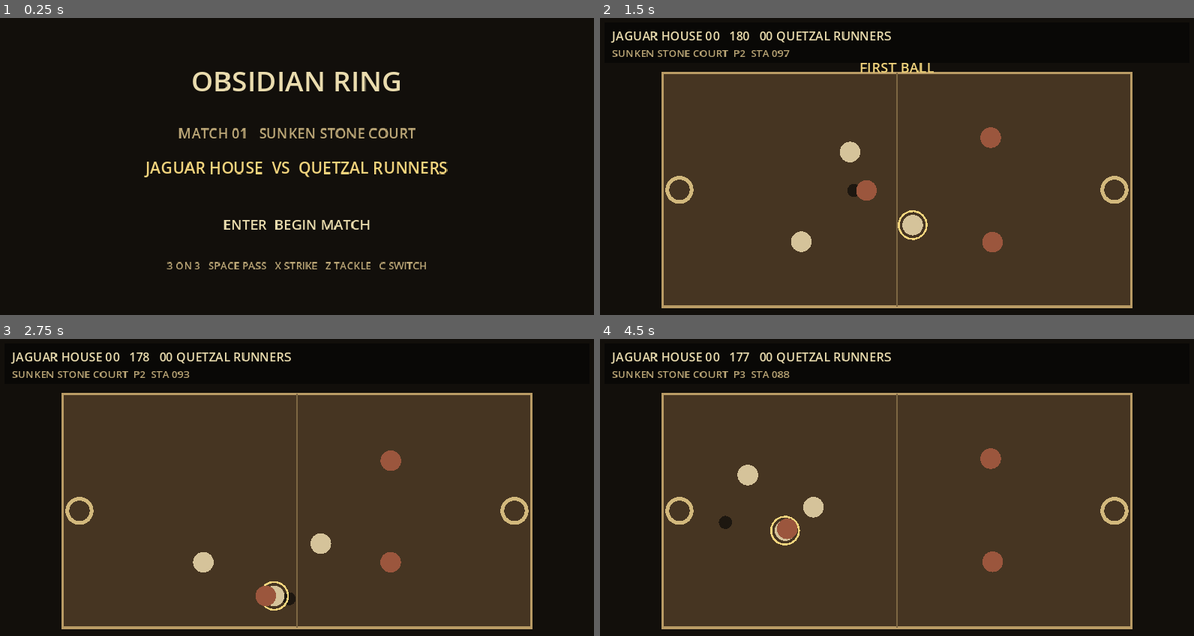
Above: before the commit, frames 1-4 (two rows, left to right).
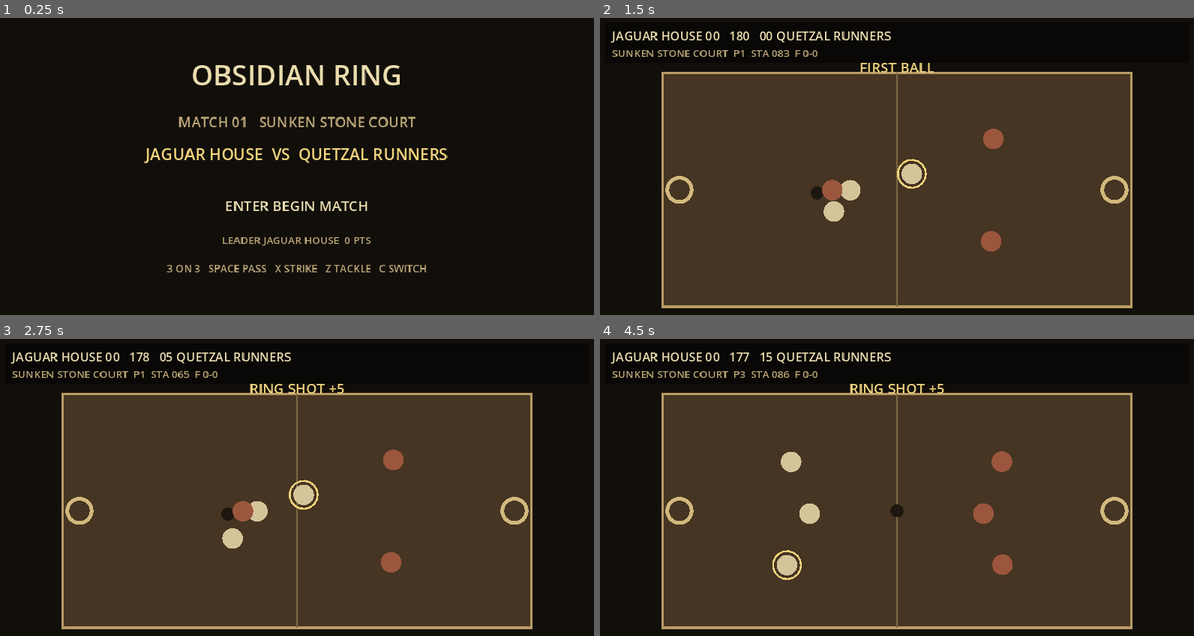
Above: after the commit, the same moments.

Repository: EVAVO-STUDIO/godot-462-obsidian-ring
Game: Godot game, scene res://scenes/main.tscn
Same seed, same stepped clock (60 frames per second), same inputs: the game is played once before the commit and once after it.
Inputs (mouse positions are in pixels of both pictures, inside the frame that each line leads up to):
- Up to frame 1 (0.25 s): no input
- Up to frame 2 (1.5 s): tap Enter (confirm) at 0.5 s; move the mouse to (1027, 166) at 0.52 s; hold D (move_right) 0.53-1.28 s; tap X (strike_ball) at 0.6 s; tap Z (tackle) at 0.8, 1.35 s; move the mouse to (778, 199) at 1.27 s; hold S (move_down) from 1.28 s (still down)
- Up to frame 3 (2.75 s): tap X (strike_ball) at 1.55 s; move the mouse to (356, 431) at 2.02 s; release S (move_down) at 2.03 s; hold D (move_right) from 2.03 s (still down); tap Enter (confirm) at 2.1 s; tap Z (tackle) at 2.3 s
- Up to frame 4 (4.5 s): move the mouse to (867, 570) at 2.77 s; release D (move_right) at 2.78 s; hold W (move_up) 2.78-3.53 s; tap Space (pass_ball) at 2.85 s; tap X (strike_ball) at 3.05, 3.6 s; move the mouse to (1075, 555) at 3.52 s; hold A (move_left) from 3.53 s (still down); tap Z (tackle) at 3.8 s; move the mouse to (718, 454) at 4.27 s; tap C (switch_player) at 4.35 s

The runs differ from the first frame. In frame 1, 6.3% of the frame differs, in the area x 24-76%, y 15-86%; in frame 2, 1.9%; in frame 3, 2.1%; in frame 4, 2.3%.

Commit message:
feat: add role stats fouls injuries interceptions and league table

Diff:
--- a/scripts/main.gd
+++ b/scripts/main.gd
@@ -3,6 +3,7 @@
 const ContentCatalog = preload("res://scripts/content_catalog.gd")
 const MatchRules = preload("res://scripts/match_rules.gd")
 const TeamPlayRules = preload("res://scripts/team_play_rules.gd")
+const LeagueRules = preload("res://scripts/league_rules.gd")
 const PLAYER_SPEED := 185.0
 const AI_SPEED := 132.0
 const COURT := Rect2(70.0, 62.0, 500.0, 250.0)
@@ -28,16 +29,26 @@
 var score_banner_timer := 2.0
 var home_team_name := "JAGUAR HOUSE"
 var away_team_name := "QUETZAL RUNNERS"
+var home_team_id := "jaguar_house"
+var away_team_id := "quetzal_runners"
 var court_name := "STONE COURT"
 var result_text := ""
+var status_text := ""
+var status_timer := 0.0
 var funds := 0
 var match_number := 1
+var home_fouls := 0
+var away_fouls := 0
+var home_ring_shots := 0
+var away_ring_shots := 0
 var home_players: Array = []
 var away_players: Array = []
 var teams: Array = []
 var rulesets: Array = []
 var courts: Array = []
+var role_profiles: Array = []
 var league: Dictionary = {}
+var league_table: Array = []
 
 func _ready() -> void:
 	_configure_input()
@@ -46,6 +57,7 @@
 	queue_redraw()
 
 func _process(delta: float) -> void:
+	status_timer = maxf(0.0, status_timer - delta)
 	match phase:
 		GamePhase.TITLE:
 			if Input.is_action_just_pressed("confirm"): _start_match()
@@ -65,9 +77,12 @@
 func _update_match(delta: float) -> void:
 	match_time = maxf(0.0, match_time - delta)
 	if match_time <= 0.0:
-		_finish_match(); return
+		_finish_match()
+		return
 	tackle_timer = maxf(0.0, tackle_timer - delta)
 	score_banner_timer = maxf(0.0, score_banner_timer - delta)
+	_tick_injuries(home_players, delta)
+	_tick_injuries(away_players, delta)
 	_update_controlled_player(delta)
 	_update_team_ai(home_players, true, delta)
 	_update_team_ai(away_players, false, delta)
@@ -81,6 +96,7 @@
 	var rules_data = ContentCatalog.load_json("res://data/rules.json")
 	var courts_data = ContentCatalog.load_json("res://data/courts.json")
 	var league_data = ContentCatalog.load_json("res://data/league.json")
+	var roles_data = ContentCatalog.load_json("res://data/player_roles.json")
 	if typeof(teams_data) == TYPE_DICTIONARY: teams = teams_data.get("teams", [])
 	if typeof(rules_data) == TYPE_DICTIONARY:
 		rulesets = rules_data.get("rulesets", [])
@@ -90,32 +106,77 @@
 			ring_points = int(active.get("ring_points", ring_points))
 			wall_points = int(active.get("wall_points", wall_points))
 	if typeof(courts_data) == TYPE_DICTIONARY: courts = courts_data.get("courts", [])
+	if typeof(roles_data) == TYPE_DICTIONARY: role_profiles = roles_data.get("roles", [])
 	if typeof(league_data) == TYPE_DICTIONARY:
 		league = league_data
 		funds = int(league.get("league", {}).get("starting_funds", 0))
+	league_table = LeagueRules.make_table(teams)
 	_apply_match_identity()
 
+func _team_for_id(id: String) -> Dictionary:
+	for team in teams:
+		if str(team.get("id", "")) == id: return team
+	return {}
+
+func _role_profile(role: String) -> Dictionary:
+	for profile in role_profiles:
+		if str(profile.get("id", "")) == role: return profile
+	return {"speed":1.0,"stamina":1.0,"tackle":1.0,"passing":1.0,"shooting":1.0,"toughness":5}
+
 func _apply_match_identity() -> void:
-	if not teams.is_empty(): home_team_name = str(teams[0].get("name", home_team_name)).to_upper()
+	if not teams.is_empty():
+		home_team_name = str(teams[0].get("name", home_team_name)).to_upper()
+		home_team_id = str(teams[0].get("id", home_team_id))
 	if teams.size() > 1:
 		var away_index := 1 + ((match_number - 1) % (teams.size() - 1))
 		away_team_name = str(teams[away_index].get("name", away_team_name)).to_upper()
+		away_team_id = str(teams[away_index].get("id", away_team_id))
 	if not courts.is_empty():
 		var active_court: Dictionary = courts[(match_number - 1) % courts.size()]
 		court_name = str(active_court.get("name", court_name)).to_upper()
 		wall_rebound = float(active_court.get("rebound", wall_rebound))
 
 func _prepare_match() -> void:
-	home_score = 0; away_score = 0; match_time = match_length
-	last_score_text = "FIRST BALL"; score_banner_timer = 2.0; controlled_home_index = 0
-	_spawn_rosters(); _reset_ball(false)
+	home_score = 0
+	away_score = 0
+	match_time = match_length
+	home_fouls = 0
+	away_fouls = 0
+	home_ring_shots = 0
+	away_ring_shots = 0
+	last_score_text = "FIRST BALL"
+	score_banner_timer = 2.0
+	controlled_home_index = 0
+	_spawn_rosters()
+	_reset_ball(false)
 
 func _spawn_rosters() -> void:
-	home_players = [_make_player(Vector2(205,135),"runner"), _make_player(Vector2(225,190),"striker"), _make_player(Vector2(205,245),"guard")]
-	away_players = [_make_player(Vector2(435,135),"runner"), _make_player(Vector2(415,190),"striker"), _make_player(Vector2(435,245),"guard")]
-
-func _make_player(position: Vector2, role: String) -> Dictionary:
-	return {"position":position,"stamina":100.0,"role":role,"tackle_timer":0.0}
+	var home_team := _team_for_id(home_team_id)
+	var away_team := _team_for_id(away_team_id)
+	home_players = [_make_player(Vector2(205,135),"runner",home_team), _make_player(Vector2(225,190),"striker",home_team), _make_player(Vector2(205,245),"guard",home_team)]
+	away_players = [_make_player(Vector2(435,135),"runner",away_team), _make_player(Vector2(415,190),"striker",away_team), _make_player(Vector2(435,245),"guard",away_team)]
+
+func _make_player(position: Vector2, role: String, team: Dictionary) -> Dictionary:
+	var profile := _role_profile(role)
+	var team_speed := float(team.get("speed", 6)) / 7.0
+	var team_attack := float(team.get("attack", 7)) / 7.0
+	var team_defence := float(team.get("defence", 7)) / 7.0
+	return {
+		"position":position,"stamina":100.0,"role":role,"tackle_timer":0.0,"injured":0.0,
+		"speed_mult":float(profile.get("speed",1.0)) * team_speed,
+		"stamina_mult":float(profile.get("stamina",1.0)),
+		"tackle_mult":float(profile.get("tackle",1.0)) * team_defence,
+		"passing_mult":float(profile.get("passing",1.0)) * team_attack,
+		"shooting_mult":float(profile.get("shooting",1.0)) * team_attack,
+		"toughness":float(profile.get("toughness",5)),
+		"discipline":float(team.get("discipline",6))
+	}
+
+func _tick_injuries(players: Array, delta: float) -> void:
+	for i in range(players.size()):
+		var player: Dictionary = players[i]
+		player["injured"] = maxf(0.0, float(player.get("injured", 0.0)) - delta)
+		players[i] = player
 
 func _reset_positions() -> void:
 	var home_spawns := [Vector2(205,135), Vector2(225,190), Vector2(205,245)]
@@ -126,24 +187,32 @@
 		var p: Dictionary = away_players[i]; p["position"] = away_spawns[i]; away_players[i] = p
 
 func _start_match() -> void:
-	_prepare_match(); phase = GamePhase.PLAYING
+	_prepare_match()
+	phase = GamePhase.PLAYING
 
 func _finish_match() -> void:
-	phase = GamePhase.RESULT; possession_team = 0; possession_index = -1; ball_velocity = Vector2.ZERO
+	phase = GamePhase.RESULT
+	possession_team = 0
+	possession_index = -1
+	ball_velocity = Vector2.ZERO
 	result_text = MatchRules.winner_text(home_team_name, away_team_name, home_score, away_score)
 	var career: Dictionary = league.get("career", {})
 	var prize := MatchRules.prize_for_result(home_score, away_score, int(career.get("win_purse",600)), int(career.get("draw_purse",250)), 0)
 	funds += prize
 	if prize > 0: result_text += "  +%d" % prize
+	var league_cfg: Dictionary = league.get("league", {})
+	LeagueRules.record_result(league_table, home_team_id, away_team_id, home_score, away_score, int(league_cfg.get("win_points",3)), int(league_cfg.get("draw_points",1)))
 
 func _update_controlled_player(delta: float) -> void:
 	if home_players.is_empty(): return
 	var player: Dictionary = home_players[controlled_home_index]
+	if float(player.get("injured",0.0)) > 0.0: return
 	var movement := Input.get_vector("move_left","move_right","move_up","move_down")
 	var position: Vector2 = player["position"]
-	position += movement * PLAYER_SPEED * delta
+	position += movement * PLAYER_SPEED * float(player.get("speed_mult",1.0)) * delta
 	player["position"] = _clamp_to_court(position)
-	player["stamina"] = MatchRules.recover_stamina(float(player["stamina"]), movement.length_squared() > 0.01, delta)
+	var stamina_rate := float(player.get("stamina_mult",1.0))
+	player["stamina"] = MatchRules.recover_stamina(float(player["stamina"]), movement.length_squared() > 0.01, delta * stamina_rate)
 	home_players[controlled_home_index] = player
 	if possession_team == 1 and possession_index == controlled_home_index:
 		var carrier: Vector2 = player["position"]
@@ -152,13 +221,16 @@
 		elif Input.is_action_just_pressed("strike_ball") and float(player["stamina"]) >= 10.0:
 			player["stamina"] = MatchRules.clamp_stamina(float(player["stamina"]) - 10.0)
 			home_players[controlled_home_index] = player
-			_release_ball(carrier.direction_to(get_global_mouse_position()), 420.0)
+			_release_ball(carrier.direction_to(get_global_mouse_position()), 420.0 * float(player.get("shooting_mult",1.0)))
 
 func _update_team_ai(players: Array, home: bool, delta: float) -> void:
 	for i in range(players.size()):
 		if home and i == controlled_home_index: continue
 		var player: Dictionary = players[i]
 		player["tackle_timer"] = maxf(0.0, float(player["tackle_timer"]) - delta)
+		if float(player.get("injured",0.0)) > 0.0:
+			players[i] = player
+			continue
 		var position: Vector2 = player["position"]
 		var target := TeamPlayRules.support_target(i, home, COURT)
 		var owns_ball := possession_team == (1 if home else 2) and possession_index == i
@@ -169,22 +241,26 @@
 		elif possession_team == (2 if home else 1) and position.distance_squared_to(_carrier_position()) < 16000.0:
 			target = _carrier_position()
 		var direction := position.direction_to(target)
-		position += direction * AI_SPEED * delta
+		position += direction * AI_SPEED * float(player.get("speed_mult",1.0)) * delta
 		player["position"] = _clamp_to_court(position)
-		player["stamina"] = MatchRules.recover_stamina(float(player["stamina"]), direction.length_squared() > 0.01, delta)
+		player["stamina"] = MatchRules.recover_stamina(float(player["stamina"]), direction.length_squared() > 0.01, delta * float(player.get("stamina_mult",1.0)))
 		players[i] = player
 		if owns_ball:
 			ball_position = position + Vector2(16 if home else -16,3)
 			if (home and position.x > COURT.get_center().x + 90) or ((not home) and position.x < COURT.get_center().x - 90):
 				var aim := Vector2(COURT.end.x - 18, COURT.get_center().y) if home else Vector2(COURT.position.x + 18, COURT.get_center().y)
-				_release_ball(position.direction_to(aim), 365.0)
+				_release_ball(position.direction_to(aim), 365.0 * float(player.get("shooting_mult",1.0)))
 
 func _pass_to_teammate() -> void:
-	var source: Vector2 = home_players[controlled_home_index]["position"]
+	var source: Dictionary = home_players[controlled_home_index]
+	var source_position: Vector2 = source["position"]
 	var target_index := TeamPlayRules.nearest_teammate_index(home_players, controlled_home_index, get_global_mouse_position())
-	if target_index == controlled_home_index: _release_ball(source.direction_to(get_global_mouse_position()), 270.0); return
+	var pass_speed := 285.0 * float(source.get("passing_mult",1.0))
+	if target_index == controlled_home_index:
+		_release_ball(source_position.direction_to(get_global_mouse_position()), pass_speed)
+		return
 	var target: Vector2 = home_players[target_index]["position"]
-	_release_ball(source.direction_to(target), 285.0)
+	_release_ball(source_position.direction_to(target), pass_speed)
 	controlled_home_index = target_index
 
 func _switch_controlled_player() -> void:
@@ -195,33 +271,59 @@
 	if possession_team != 0: return
 	ball_position += ball_velocity * delta
 	ball_velocity = ball_velocity.move_toward(Vector2.ZERO, 92.0 * delta)
+	if _check_interception(): return
 	if _check_ring_score() or _check_end_zone_score(): return
 	_bounce_ball()
+
+func _check_interception() -> bool:
+	if ball_velocity.length() < 90.0: return false
+	for i in range(home_players.size()):
+		var p: Dictionary = home_players[i]
+		if float(p.get("injured",0.0)) <= 0.0 and (p["position"] as Vector2).distance_to(ball_position) < 14.0:
+			ball_velocity *= 0.35
+			return true
+	for i in range(away_players.size()):
+		var p: Dictionary = away_players[i]
+		if float(p.get("injured",0.0)) <= 0.0 and (p["position"] as Vector2).distance_to(ball_position) < 14.0:
+			ball_velocity *= 0.35
+			return true
+	return false
 
 func _resolve_possession() -> void:
 	if possession_team != 0 or ball_velocity.length() > 62.0: return
 	for i in range(home_players.size()):
 		var p: Vector2 = home_players[i]["position"]
-		if p.distance_to(ball_position) < 21.0:
+		if float(home_players[i].get("injured",0.0)) <= 0.0 and p.distance_to(ball_position) < 21.0:
 			possession_team = 1; possession_index = i; controlled_home_index = i; return
 	for i in range(away_players.size()):
 		var p: Vector2 = away_players[i]["position"]
-		if p.distance_to(ball_position) < 21.0:
+		if float(away_players[i].get("injured",0.0)) <= 0.0 and p.distance_to(ball_position) < 21.0:
 			possession_team = 2; possession_index = i; return
 
 func _resolve_tackles() -> void:
 	if home_players.is_empty() or away_players.is_empty(): return
 	var player: Dictionary = home_players[controlled_home_index]
+	if float(player.get("injured",0.0)) > 0.0: return
 	var player_pos: Vector2 = player["position"]
 	if Input.is_action_just_pressed("tackle") and MatchRules.can_tackle(float(player["stamina"]), tackle_timer):
-		player["stamina"] = MatchRules.clamp_stamina(float(player["stamina"]) - 14.0); tackle_timer = 0.55
+		player["stamina"] = MatchRules.clamp_stamina(float(player["stamina"]) - 14.0)
+		tackle_timer = 0.55
 		var target_index := TeamPlayRules.nearest_player_index(away_players, player_pos)
 		var opponent: Dictionary = away_players[target_index]
 		var opponent_pos: Vector2 = opponent["position"]
 		if player_pos.distance_to(opponent_pos) < 31.0:
-			var push := player_pos.direction_to(opponent_pos) * 24.0
-			opponent["position"] = _clamp_to_court(opponent_pos + push)
-			if possession_team == 2 and possession_index == target_index: _knock_ball_loose(opponent["position"], push.normalized())
+			var tackle_force := PLAYER_SPEED * float(player.get("tackle_mult",1.0))
+			if LeagueRules.foul_for_tackle(tackle_force, float(player.get("discipline",6.0))):
+				home_fouls += 1
+				status_text = "FOUL - POSSESSION TURNOVER"
+				status_timer = 1.5
+				possession_team = 2
+				possession_index = target_index
+			else:
+				var push := player_pos.direction_to(opponent_pos) * 24.0 * float(player.get("tackle_mult",1.0))
+				opponent["position"] = _clamp_to_court(opponent_pos + push)
+				opponent["injured"] = LeagueRules.injury_seconds_from_hit(tackle_force, float(opponent.get("toughness",5.0)))
+				if possession_team == 2 and possession_index == target_index: _knock_ball_loose(opponent["position"], push.normalized())
 			away_players[target_index] = opponent
 		home_players[controlled_home_index] = player
 	if possession_team == 1 and possession_index >= 0:
@@ -229,9 +331,20 @@
 		var tackler_index := TeamPlayRules.nearest_player_index(away_players, carrier)
 		var tackler: Dictionary = away_players[tackler_index]
 		var tackler_pos: Vector2 = tackler["position"]
-		if float(tackler["tackle_timer"]) <= 0.0 and tackler_pos.distance_to(carrier) < 28.0 and float(tackler["stamina"]) >= 10.0:
-			tackler["stamina"] = MatchRules.clamp_stamina(float(tackler["stamina"]) - 10.0); tackler["tackle_timer"] = 0.85
-			_knock_ball_loose(carrier, tackler_pos.direction_to(carrier)); away_players[tackler_index] = tackler
+		if float(tackler.get("injured",0.0)) <= 0.0 and float(tackler["tackle_timer"]) <= 0.0 and tackler_pos.distance_to(carrier) < 28.0 and float(tackler["stamina"]) >= 10.0:
+			var force := AI_SPEED * float(tackler.get("tackle_mult",1.0))
+			tackler["stamina"] = MatchRules.clamp_stamina(float(tackler["stamina"]) - 10.0)
+			tackler["tackle_timer"] = 0.85
+			if LeagueRules.foul_for_tackle(force, float(tackler.get("discipline",6.0))):
+				away_fouls += 1
+				status_text = "OPPOSITION FOUL"
+				status_timer = 1.5
+			else:
+				var carrier_player: Dictionary = home_players[possession_index]
+				carrier_player["injured"] = LeagueRules.injury_seconds_from_hit(force, float(carrier_player.get("toughness",5.0)))
+				home_players[possession_index] = carrier_player
+				_knock_ball_loose(carrier, tackler_pos.direction_to(carrier))
+			away_players[tackler_index] = tackler
 
 func _knock_ball_loose(origin: Vector2, direction: Vector2) -> void:
 	ball_position = origin; ball_velocity = direction.normalized() * 115.0; possession_team = 0; possession_index = -1
@@ -252,9 +365,12 @@
 	elif ball_position.y > COURT.end.y - BALL_RADIUS: ball_position.y = COURT.end.y - BALL_RADIUS; ball_velocity.y = -absf(ball_velocity.y) * wall_rebound
 
 func _check_ring_score() -> bool:
-	var left := Vector2(COURT.position.x + 18, COURT.get_center().y); var right := Vector2(COURT.end.x - 18, COURT.get_center().y)
-	if ball_position.distance_to(left) < 13 and ball_velocity.x < -120: _award_score(2, ring_points, "RING SHOT"); return true
-	if ball_position.distance_to(right) < 13 and ball_velocity.x > 120: _award_score(1, ring_points, "RING SHOT"); return true
+	var left := Vector2(COURT.position.x + 18, COURT.get_center().y)
+	var right := Vector2(COURT.end.x - 18, COURT.get_center().y)
+	if ball_position.distance_to(left) < 13 and ball_velocity.x < -120:
+		away_ring_shots += 1; _award_score(2, ring_points, "RING SHOT"); return true
+	if ball_position.distance_to(right) < 13 and ball_velocity.x > 120:
+		home_ring_shots += 1; _award_score(1, ring_points, "RING SHOT"); return true
 	return false
 
 func _check_end_zone_score() -> bool:
@@ -266,7 +382,9 @@
 func _award_score(team: int, points: int, label: String) -> void:
 	if team == 1: home_score += points
 	else: away_score += points
-	last_score_text = "%s +%d" % [label, points]; score_banner_timer = 1.5; _reset_ball(true)
+	last_score_text = "%s +%d" % [label, points]
+	score_banner_timer = 1.5
+	_reset_ball(true)
 
 func _reset_ball(preserve_stamina: bool = true) -> void:
 	ball_position = COURT.get_center(); ball_velocity = Vector2.ZERO; possession_team = 0; possession_index = -1
@@ -294,17 +412,24 @@
 	_draw_match()
 
 func _draw_title() -> void:
-	draw_string(ThemeDB.fallback_font,Vector2(0,82),"OBSIDIAN RING",HORIZONTAL_ALIGNMENT_CENTER,640,30,Color("eadcae"))
-	draw_string(ThemeDB.fallback_font,Vector2(0,132),"MATCH %02d   %s" % [match_number,court_name],HORIZONTAL_ALIGNMENT_CENTER,640,15,Color("bca777"))
-	draw_string(ThemeDB.fallback_font,Vector2(0,170),"%s  VS  %s" % [home_team_name,away_team_name],HORIZONTAL_ALIGNMENT_CENTER,640,17,Color("f2d47d"))
-	draw_string(ThemeDB.fallback_font,Vector2(0,230),"ENTER  BEGIN MATCH",HORIZONTAL_ALIGNMENT_CENTER,640,15,Color("eadcae"))
-	draw_string(ThemeDB.fallback_font,Vector2(0,272),"3 ON 3   SPACE PASS   X STRIKE   Z TACKLE   C SWITCH",HORIZONTAL_ALIGNMENT_CENTER,640,11,Color("bca777"))
+	draw_string(ThemeDB.fallback_font,Vector2(0,75),"OBSIDIAN RING",HORIZONTAL_ALIGNMENT_CENTER,640,30,Color("eadcae"))
+	draw_string(ThemeDB.fallback_font,Vector2(0,120),"MATCH %02d   %s" % [match_number,court_name],HORIZONTAL_ALIGNMENT_CENTER,640,15,Color("bca777"))
+	draw_string(ThemeDB.fallback_font,Vector2(0,155),"%s  VS  %s" % [home_team_name,away_team_name],HORIZONTAL_ALIGNMENT_CENTER,640,17,Color("f2d47d"))
+	draw_string(ThemeDB.fallback_font,Vector2(0,210),"ENTER BEGIN MATCH",HORIZONTAL_ALIGNMENT_CENTER,640,15,Color("eadcae"))
+	var sorted := LeagueRules.sorted_table(league_table)
+	if not sorted.is_empty():
+		draw_string(ThemeDB.fallback_font,Vector2(0,245),"LEADER %s  %d PTS" % [str(sorted[0]["name"]).to_upper(),int(sorted[0]["points"])],HORIZONTAL_ALIGNMENT_CENTER,640,11,Color("bca777"))
+	draw_string(ThemeDB.fallback_font,Vector2(0,275),"3 ON 3   SPACE PASS   X STRIKE   Z TACKLE   C SWITCH",HORIZONTAL_ALIGNMENT_CENTER,640,11,Color("bca777"))
 
 func _draw_result() -> void:
-	draw_string(ThemeDB.fallback_font,Vector2(0,120),result_text,HORIZONTAL_ALIGNMENT_CENTER,640,21,Color("f2d47d"))
-	draw_string(ThemeDB.fallback_font,Vector2(0,162),"%s %02d   %02d %s" % [home_team_name,home_score,away_score,away_team_name],HORIZONTAL_ALIGNMENT_CENTER,640,15,Color("eadcae"))
-	draw_string(ThemeDB.fallback_font,Vector2(0,205),"FUNDS %05d" % funds,HORIZONTAL_ALIGNMENT_CENTER,640,13,Color("bca777"))
-	draw_string(ThemeDB.fallback_font,Vector2(0,250),"ENTER  NEXT MATCH    R  REMATCH",HORIZONTAL_ALIGNMENT_CENTER,640,12,Color("bca777"))
+	draw_string(ThemeDB.fallback_font,Vector2(0,95),result_text,HORIZONTAL_ALIGNMENT_CENTER,640,21,Color("f2d47d"))
+	draw_string(ThemeDB.fallback_font,Vector2(0,135),"%s %02d   %02d %s" % [home_team_name,home_score,away_score,away_team_name],HORIZONTAL_ALIGNMENT_CENTER,640,15,Color("eadcae"))
+	draw_string(ThemeDB.fallback_font,Vector2(0,170),"FOULS %d-%d   RINGS %d-%d" % [home_fouls,away_fouls,home_ring_shots,away_ring_shots],HORIZONTAL_ALIGNMENT_CENTER,640,12,Color("bca777"))
+	draw_string(ThemeDB.fallback_font,Vector2(0,200),"FUNDS %05d" % funds,HORIZONTAL_ALIGNMENT_CENTER,640,13,Color("bca777"))
+	var sorted := LeagueRules.sorted_table(league_table)
+	for i in range(mini(3, sorted.size())):
+		draw_string(ThemeDB.fallback_font,Vector2(170,228 + i*18),"%d. %-18s %02d" % [i+1,str(sorted[i]["name"]).to_upper(),int(sorted[i]["points"])],HORIZONTAL_ALIGNMENT_LEFT,320,11,Color("9f8d68"))
+	draw_string(ThemeDB.fallback_font,Vector2(0,300),"ENTER NEXT MATCH    R REMATCH",HORIZONTAL_ALIGNMENT_CENTER,640,12,Color("bca777"))
 
 func _draw_match() -> void:
 	draw_rect(COURT,Color("463522")); draw_rect(COURT,Color("b99b65"),false,3.0)
@@ -312,12 +437,17 @@
 	var left := Vector2(COURT.position.x+18,COURT.get_center().y); var right := Vector2(COURT.end.x-18,COURT.get_center().y)
 	draw_arc(left,13,0,TAU,24,Color("d2b87c"),4); draw_arc(right,13,0,TAU,24,Color("d2b87c"),4); draw_circle(ball_position,BALL_RADIUS,Color("1d1710"))
 	for i in range(home_players.size()):
-		var p: Vector2 = home_players[i]["position"]; draw_circle(p,11,Color("d5c39a"))
+		var p: Vector2 = home_players[i]["position"]
+		var tone := Color("6e6654") if float(home_players[i].get("injured",0.0)) > 0.0 else Color("d5c39a")
+		draw_circle(p,11,tone)
 		if i == controlled_home_index: draw_arc(p,15,0,TAU,18,Color("f2d47d"),2)
 	for player in away_players:
-		var p: Vector2 = player["position"]; draw_circle(p,11,Color("9b563d"))
+		var p: Vector2 = player["position"]
+		var tone := Color("633d34") if float(player.get("injured",0.0)) > 0.0 else Color("9b563d")
+		draw_circle(p,11,tone)
 	draw_rect(Rect2(8,8,624,43),Color("090806"))
 	var stamina := int(home_players[controlled_home_index]["stamina"]) if not home_players.is_empty() else 0
 	draw_string(ThemeDB.fallback_font,Vector2(16,27),"%s %02d   %03d   %02d %s" % [home_team_name,home_score,int(ceil(match_time)),away_score,away_team_name],HORIZONTAL_ALIGNMENT_LEFT,-1,13,Color("eadcae"))
-	draw_string(ThemeDB.fallback_font,Vector2(16,45),"%s  P%d  STA %03d" % [court_name,controlled_home_index+1,stamina],HORIZONTAL_ALIGNMENT_LEFT,-1,11,Color("bca777"))
+	draw_string(ThemeDB.fallback_font,Vector2(16,45),"%s  P%d  STA %03d  F %d-%d" % [court_name,controlled_home_index+1,stamina,home_fouls,away_fouls],HORIZONTAL_ALIGNMENT_LEFT,-1,11,Color("bca777"))
 	if score_banner_timer > 0: draw_string(ThemeDB.fallback_font,Vector2(250,62),last_score_text,HORIZONTAL_ALIGNMENT_CENTER,140,15,Color("f2d47d"))
+	if status_timer > 0: draw_string(ThemeDB.fallback_font,Vector2(0,335),status_text,HORIZONTAL_ALIGNMENT_CENTER,640,12,Color("e5b66e"))
